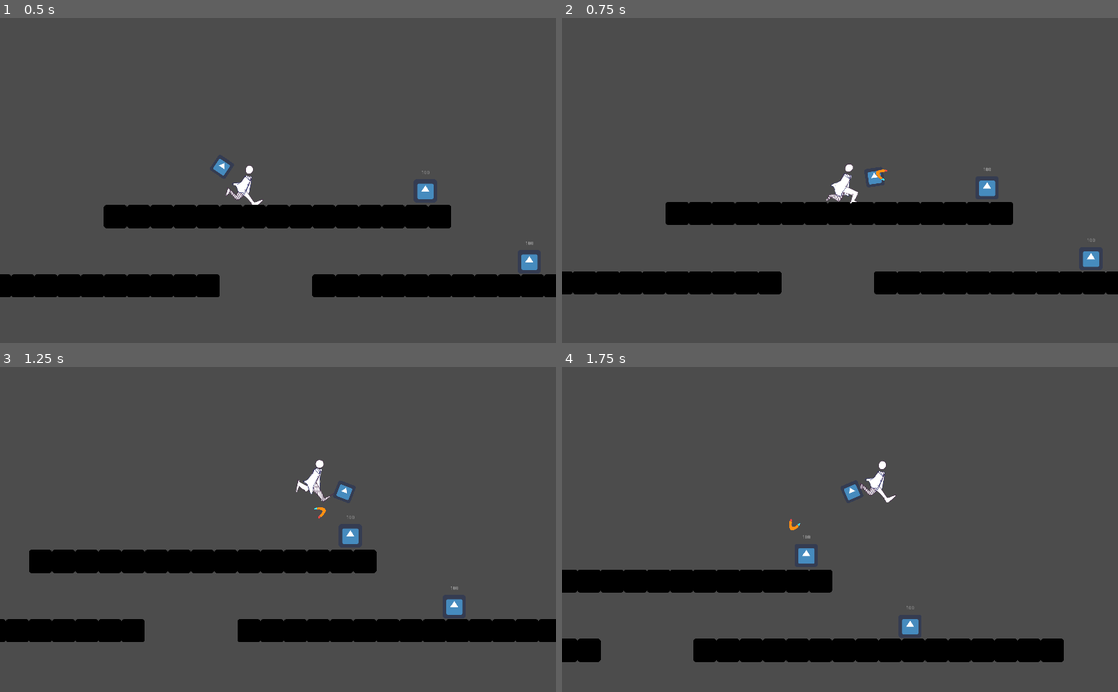
Above: before the commit, frames 1-4 (two rows, left to right).
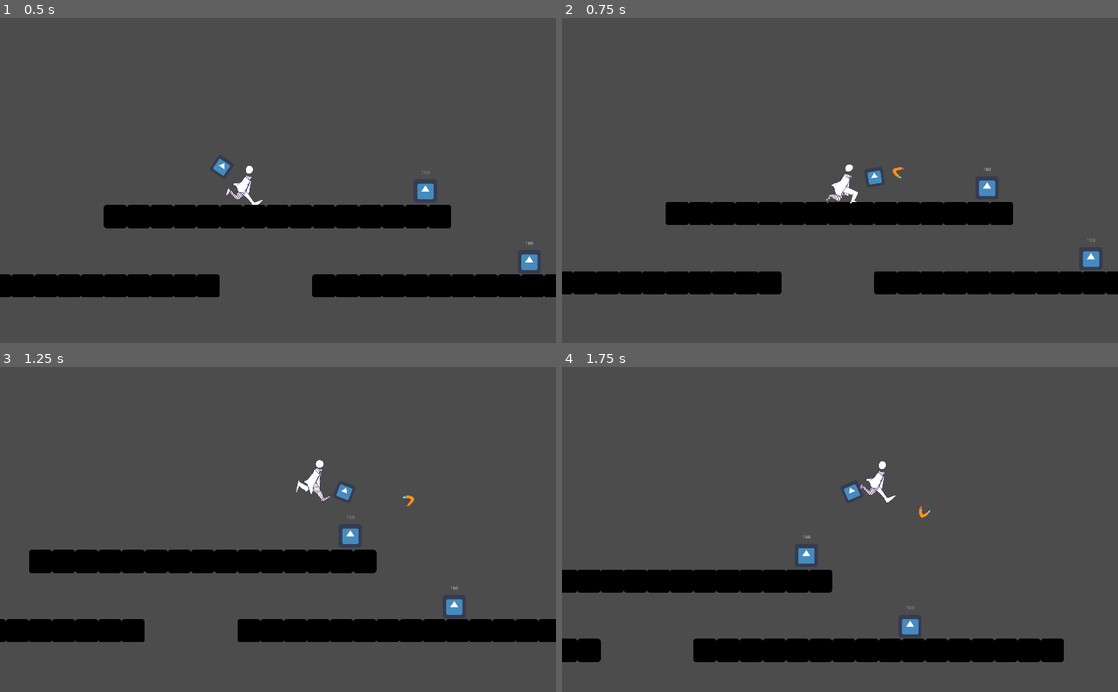
Above: after the commit, the same moments.

Repository: dodo3142/WinterGameJam
Game: Godot game, scene res://Scenes/TestLevel.tscn
The game is run twice, just before and just after one commit, with the same random seed, the same clock (stepped at 60 frames per second) and the same inputs. The engine's default icon, where the game draws it, is replaced by a stand-in: a white triangle on a blue panel in a dark square.
Inputs (mouse positions are in pixels of both pictures, inside the frame that each line leads up to):
- Up to frame 1 (0.5 s): no input
- Up to frame 2 (0.75 s): move the mouse to (962, 164) at 0.52 s; hold Right (Right) from 0.53 s (still down); tap X (Attack) at 0.6 s
- Up to frame 3 (1.25 s): keep holding Right (Right); tap Z (Jump) at 0.77 s
- Up to frame 4 (1.75 s): keep holding Right (Right); move the mouse to (728, 545) at 1.27 s; right-click (728, 545) at 1.35 s; tap Z (Jump) at 1.52 s

Frame 1 is identical in both runs. In frame 2, less than 0.1% of the frame differs, in the area x 56-62%, y 45-50%; in frame 3, less than 0.1%; in frame 4, less than 0.1%.

Commit message:
fixing the boomerange

Diff:
--- a/WinterGameJam/Scenes/boomerang.tscn
+++ b/WinterGameJam/Scenes/boomerang.tscn
@@ -33,7 +33,7 @@
 shape = SubResource( 2 )
 
 [node name="StuckTimer" type="Timer" parent="."]
-wait_time = 0.1
+wait_time = 0.2
 one_shot = true
 
 [connection signal="area_entered" from="Area2D" to="." method="_on_Area2D_area_entered"]
--- a/WinterGameJam/Scripts/boomerang.gd
+++ b/WinterGameJam/Scripts/boomerang.gd
@@ -18,7 +18,7 @@
 onready var Dir = position.direction_to(get_local_mouse_position())
 export var rotationSpeed = 0.5
 export var Speed = 300
-export var PlayerSpeedModi= 300
+export var PlayerSpeedModi= 100
 export var Goaccl = 100
 export var Backaccl = 100
 export var Gravity = 250
@@ -26,9 +26,11 @@
 
 
 func _ready():
-	if Player.velocity.x in range(-1,1) :
-		print("hi")
+	#add the player vel to the boomerang
+	if Player.velocity.x < -1 or Player.velocity.x > 1 :
 		Speed = Speed + (abs(Player.velocity.x) - PlayerSpeedModi)
+	print(Speed)
+
 	#leave the player
 	var root = get_tree().root
 	var main_scene = root.get_child(root.get_child_count() - 1)
@@ -59,9 +61,12 @@
 	var collision_info = move_and_collide(velocity * delta)
 	#what to do when it collide
 	if collision_info != null and state == Flying:
+		Speed = 10
 		state=ComingBack
 	elif collision_info != null and state == ComingBack and stuckTimer.time_left == 0:
 		stuckTimer.start(StuckTime)
+	elif collision_info == null and state == ComingBack and stuckTimer.time_left > 0:
+		stuckTimer.stop()
 	elif collision_info != null and state == Missed:
 		velocity.x = 0
 		rotationSpeed = 0
